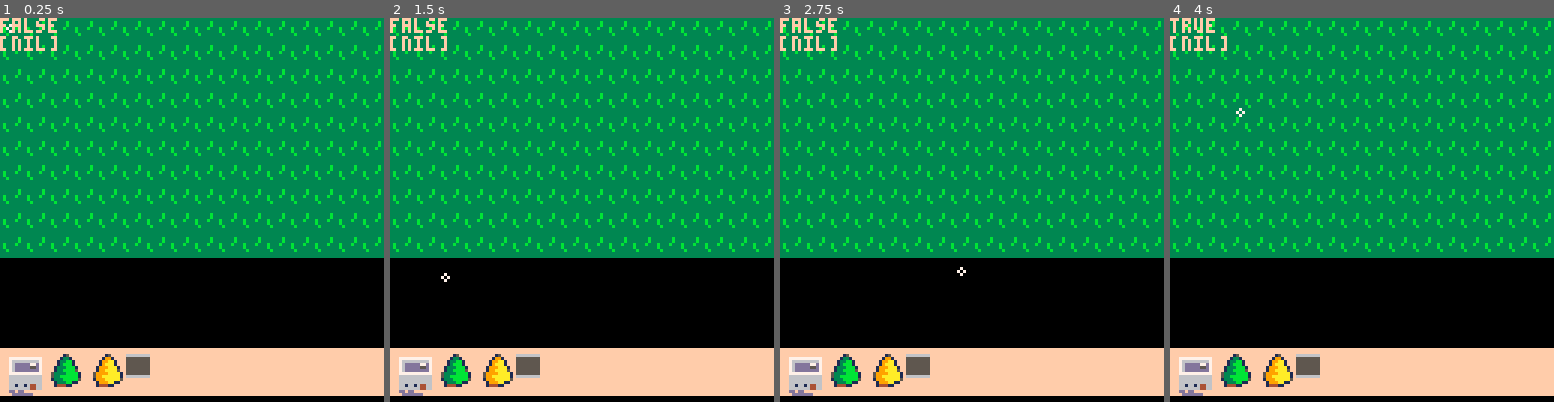
Above: before the commit, frames 1-4 (left to right).
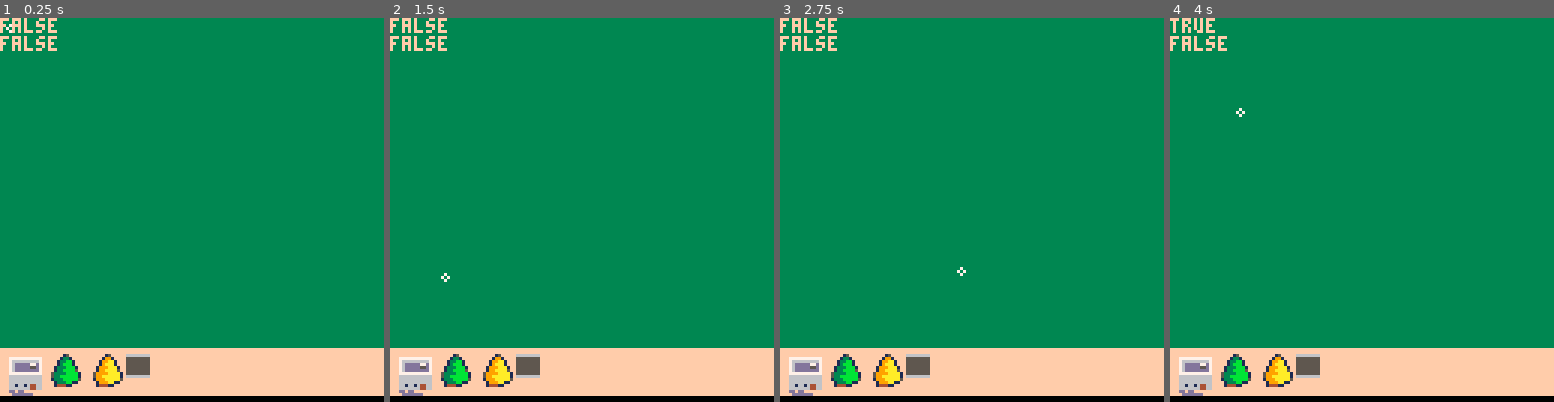
Above: after the commit, the same moments.

Repository: alainpuron/pico-8
Game: PICO-8 cartridge pixel_art.p8
Same seed, same stepped clock (60 frames per second), same inputs: the game is played once before the commit and once after it.
Inputs (mouse positions are in pixels of both pictures, inside the frame that each line leads up to):
- Up to frame 1 (0.25 s): no input
- Up to frame 2 (1.5 s): click (670, 121) at 0.67 s; click (436, 267) at 1.22 s
- Up to frame 3 (2.75 s): click (887, 114) at 1.77 s; click (952, 259) at 2.32 s
- Up to frame 4 (4 s): click (1404, 106) at 2.87 s; click (1465, 256) at 3.42 s; click (1231, 102) at 3.97 s

The runs differ from the first frame. In frame 1, 29% of the frame differs, in the area x 0-100%, y 0-86%; in frame 2, 29%; in frame 3, 29%; in frame 4, 29%.

Commit message:
Add files via upload

Diff:
--- a/pixel_art.p8
+++ b/pixel_art.p8
@@ -16,38 +16,14 @@
 end
 
 function _draw()
+
 		cls()
 	 map()
+
 	 inventory_draw(mouse)
-draw_sp_mouse(inv,mouse)
 	 mouse_draw(mouse,inv)
-
-	--spr(hsp,hx,hy,2,2)
-	--spr(tsp,tx,ty,2,2)
-
-	--holding = false
-	--click_down = false
-
-	--if mouse_btn == 1 then
-	--click_down = true
-
-	--	if abs(mpx-hx)<=8 and abs(mpy-hy)<=8 and not holding then
-
-	--		holding = true
-	--		hx = mpx - 4
-	--		hy = mpy - 4
-
-	--	end
-
-	--	if abs(mpx-tx)<=8 and abs(mpy-ty)<=8 and not holding then
-
-	--		holding= true
-	--		tx = mpx - 4
-	--		ty = mpy - 4
-
-	--	end
-
--- end
+	  print(holding_left)
+	  	  print(holding_right)
 
 end
 -->8
@@ -59,11 +35,13 @@
 			x=0,-- default value
 			y=0,-- default value
 			button = 0, -- default value
-			sp = 51 -- sprite
+			sp = 51, -- sprite
+			del_sp = 53
 		}
 
 		-- allows mouse usage
 		poke(0x5f2d,1)
+		holding_right = false
 
 end
 
@@ -73,7 +51,10 @@
 	mouse.y=stat(33)
 	mouse.x=stat(32)
 	mouse.button = stat(34) -- left click
+
+	-- functions --
 	on_click(mouse,inv,selected)
+
 end
 
 -- on mouse click
@@ -83,44 +64,58 @@
 	 left_click = 1
 		right_click = 2
 		holding_left = false
+		local mouse_default = 51
 
 	-- left click
 	if mouse.button == left_click  then
+
 		holding_left = true
+		holding_right = false
 
 		-- only let place when mouse is not over inv selection
 		if not mouse_over_inv then
+			-- places item  in position
 			drag_update(mouse, inv,selection)
 		end
 
-	end
+		if mouse_over_inv then
+			-- changes the mouse sp to default
+			mouse.sp = mouse_default
+			holding_right = false
+		end
+
+
+
+	end -- if(1)
 
 	-- right click
-	if mouse.button == right_click then
-		right_click = true
-		drag_del(to_be_placed,mouse)
-	end
-
-end
+	if mouse.button == right_click  then
+
+				holding_right = true
+			--	holding_left = false
+
+				-- delete from map
+				drag_del(to_be_placed,mouse)
+
+				-- turn the mouse into a del sprite
+				mouse.sp = mouse.del_sp
+
+	end -- if(2)
+
+end -- function
 
 function mouse_draw(mouse)
 
 		spr(mouse.sp,mouse.x,mouse.y)
+		-- draws the items
 	 drag_draw(to_be_placed,selection)
-		print(holding_left)
-		print(selection)
-	--on_click(mouse)
-
-
-
---		if abs(mouse.x-inv[i].item_x)<=8 and abs(mouse.y-inv[i].inv_y)<=8 then
-	--	print('❎❎')
-
-	--		holding = true
-	--		hx = mpx - 4
-	--		hy = mpy - 4
-
-	--	end
+
+		-- not show when in del mode
+		if not holding_right then
+			-- draws the sp on the mouse
+			draw_sp_mouse(inv,mouse)
+		end
+
 
 end
 -->8
@@ -136,8 +131,9 @@
 
 	}
 
-
-end
+end
+
+
 
 function inventory_draw(mouse)
 
@@ -146,12 +142,21 @@
 				local inv_y = 125 -- y location
 
 				-- inventory
-
-				-- begining(x),bottom(y),end(x),top end(y) - color
+				-- x1, y1, x2, y2, color
 				rectfill(inv_x, inv_y, inv_x + 130, inv_y - 15, 15)
 
+				-- checks if mouse is inside the inv selection
+				if mouse.x > inv_x and mouse.x < inv_x + 130 and mouse.y < inv_y and mouse.y > inv_y - 15
+
+					then
+						mouse_over_inv = true
+						else
+						mouse_over_inv = false
+
+				end
+
 					local selected_x = nil
-					mouse_over_inv = false
+					--mouse_over_inv = false
 
 				-- from 1 to inv count
 				for i = 1, #inv do
@@ -166,7 +171,6 @@
 		    if abs(mouse.x - item_x) <= 8 and abs(mouse.y - (inv_y - 13)) <= 8 then
 
 		        selected_x = item_x
-		        mouse_over_inv = true
 
 		        if holding_left then
 											selection = i
@@ -275,22 +279,26 @@
 3b3b3b3b3b3b3b3b7777777655555555655555565555555555555555000000000000000000000000000000000000000000000000000000000000000000000000
 b3b3b3b3b3b3b3b37777777755555555655555565555555555555555000000000000000000000000000000000000000000000000000000000000000000000000
 3b3b3b3b3b3b3b3b7677777766666666655555566555555665555556000000000000000000000000000000000000000000000000000000000000000000000000
-b3b3b3b3b3b3b3b3f511f5f500000000333333330000000000000000000000000000000000000000000000000000000000000000000000000000000000000000
-3b3b3b3b3b3b3b3b1577175500000000333333b30000000000000000000000000000000000000000000000000000000000000000000000000000000000000000
-b3b3b3b3b3b3b3b3575f751100070000333333b30000000000000000000000000000000000000000000000000000000000000000000000000000000000000000
-3b3b3b3b3b3b3b3bf5f5f511007070003b333b330000000000000000000000000000000000000000000000000000000000000000000000000000000000000000
-b3b3b3b3b3b3b3b315575f1f000700003b3333330000000000000000000000000000000000000000000000000000000000000000000000000000000000000000
-313b3b3b3b31313b1555f1f10000000033b333330000000000000000000000000000000000000000000000000000000000000000000000000000000000000000
-b3b3b3b3b3b3b3b35115511f00000000333333330000000000000000000000000000000000000000000000000000000000000000000000000000000000000000
-3b3b3b3b3b3b3b3bff1111ff00000000333333330000000000000000000000000000000000000000000000000000000000000000000000000000000000000000
+b3b3b3b3b3b3b3b3f511f5f500000000333333330001111000000000000000000000000000000000000000000000000000000000000000000000000000000000
+3b3b3b3b3b3b3b3b1577175500000000333333330016666100000000000000000000000000000000000000000000000000000000000000000000000000000000
+b3b3b3b3b3b3b3b3575f751100070000333333330161111000000000000000000000000000000000000000000000000000000000000000000000000000000000
+3b3b3b3b3b3b3b3bf5f5f51100707000333333331614100000000000000000000000000000000000000000000000000000000000000000000000000000000000
+b3b3b3b3b3b3b3b315575f1f00070000333333331611410000000000000000000000000000000000000000000000000000000000000000000000000000000000
+313b3b3b3b31313b1555f1f100000000333333331610141000000000000000000000000000000000000000000000000000000000000000000000000000000000
+b3b3b3b3b3b3b3b35115511f00000000333333330100014100000000000000000000000000000000000000000000000000000000000000000000000000000000
+3b3b3b3b3b3b3b3bff1111ff00000000333333330000001000000000000000000000000000000000000000000000000000000000000000000000000000000000
 __map__
-3434343434343434343434343434343434343434343434340000000000000000000000000000000000000000000000000000000000000000000000000000000000000000000000000000000000000000000000000000000000000000000000000000000000000000000000000000000000000000000000000000000000000000
-3434343434343434343434343434343434343434343434340000000000000000000000000000000000000000000000000000000000000000000000000000000000000000000000000000000000000000000000000000000000000000000000000000000000000000000000000000000000000000000000000000000000000000
-3434343434343434343434343434343434343434343434340000000000000000000000000000000000000000000000000000000000000000000000000000000000000000000000000000000000000000000000000000000000000000000000000000000000000000000000000000000000000000000000000000000000000000
-3434343434343434343434343434343434343434343434340000000000000000000000000000000000000000000000000000000000000000000000000000000000000000000000000000000000000000000000000000000000000000000000000000000000000000000000000000000000000000000000000000000000000000
-3434343434343434343434343434343434343434343434340000000000000000000000000000000000000000000000000000000000000000000000000000000000000000000000000000000000000000000000000000000000000000000000000000000000000000000000000000000000000000000000000000000000000000
-3434343434343434343434343434343434343434343434340000000000000000000000000000000000000000000000000000000000000000000000000000000000000000000000000000000000000000000000000000000000000000000000000000000000000000000000000000000000000000000000000000000000000000
-3434343434343434343434343434343434343434343434340000000000000000000000000000000000000000000000000000000000000000000000000000000000000000000000000000000000000000000000000000000000000000000000000000000000000000000000000000000000000000000000000000000000000000
-3434343434343434343434343434343434343434343434340000000000000000000000000000000000000000000000000000000000000000000000000000000000000000000000000000000000000000000000000000000000000000000000000000000000000000000000000000000000000000000000000000000000000000
-3434343434343434343434343434343434343434343434340000000000000000000000000000000000000000000000000000000000000000000000000000000000000000000000000000000000000000000000000000000000000000000000000000000000000000000000000000000000000000000000000000000000000000
-3434343434343434343434343434343434343434343434340000000000000000000000000000000000000000000000000000000000000000000000000000000000000000000000000000000000000000000000000000000000000000000000000000000000000000000000000000000000000000000000000000000000000000
+3434343434343434343434343434343434343434343434343400000000000000000000000000000000000000000000000000000000000000000000000000000000000000000000000000000000000000000000000000000000000000000000000000000000000000000000000000000000000000000000000000000000000000
+3434343434343434343434343434343434343434343434343400000000000000000000000000000000000000000000000000000000000000000000000000000000000000000000000000000000000000000000000000000000000000000000000000000000000000000000000000000000000000000000000000000000000000
+3434343434343434343434343434343434343434343434343400000000000000000000000000000000000000000000000000000000000000000000000000000000000000000000000000000000000000000000000000000000000000000000000000000000000000000000000000000000000000000000000000000000000000
+3434343434343434343434343434343434343434343434343400000000000000000000000000000000000000000000000000000000000000000000000000000000000000000000000000000000000000000000000000000000000000000000000000000000000000000000000000000000000000000000000000000000000000
+3434343434343434343434343434343434343434343434343400000000000000000000000000000000000000000000000000000000000000000000000000000000000000000000000000000000000000000000000000000000000000000000000000000000000000000000000000000000000000000000000000000000000000
+3434343434343434343434343434343434343434343434343400000000000000000000000000000000000000000000000000000000000000000000000000000000000000000000000000000000000000000000000000000000000000000000000000000000000000000000000000000000000000000000000000000000000000
+3434343434343434343434343434343434343434343434343400000000000000000000000000000000000000000000000000000000000000000000000000000000000000000000000000000000000000000000000000000000000000000000000000000000000000000000000000000000000000000000000000000000000000
+3434343434343434343434343434343434343434343434343400000000000000000000000000000000000000000000000000000000000000000000000000000000000000000000000000000000000000000000000000000000000000000000000000000000000000000000000000000000000000000000000000000000000000
+3434343434343434343434343434343434343434343434343400000000000000000000000000000000000000000000000000000000000000000000000000000000000000000000000000000000000000000000000000000000000000000000000000000000000000000000000000000000000000000000000000000000000000
+3434343434343434343434343434343434343434343434343400000000000000000000000000000000000000000000000000000000000000000000000000000000000000000000000000000000000000000000000000000000000000000000000000000000000000000000000000000000000000000000000000000000000000
+3434343434343434343434343434343434343434343434343400000000000000000000000000000000000000000000000000000000000000000000000000000000000000000000000000000000000000000000000000000000000000000000000000000000000000000000000000000000000000000000000000000000000000
+3434343434343434343434343434343434343434343434343400000000000000000000000000000000000000000000000000000000000000000000000000000000000000000000000000000000000000000000000000000000000000000000000000000000000000000000000000000000000000000000000000000000000000
+3434343434343434343434343434343434343434343434343400000000000000000000000000000000000000000000000000000000000000000000000000000000000000000000000000000000000000000000000000000000000000000000000000000000000000000000000000000000000000000000000000000000000000
+3434343434343434343434343434343434343434343434343400000000000000000000000000000000000000000000000000000000000000000000000000000000000000000000000000000000000000000000000000000000000000000000000000000000000000000000000000000000000000000000000000000000000000
